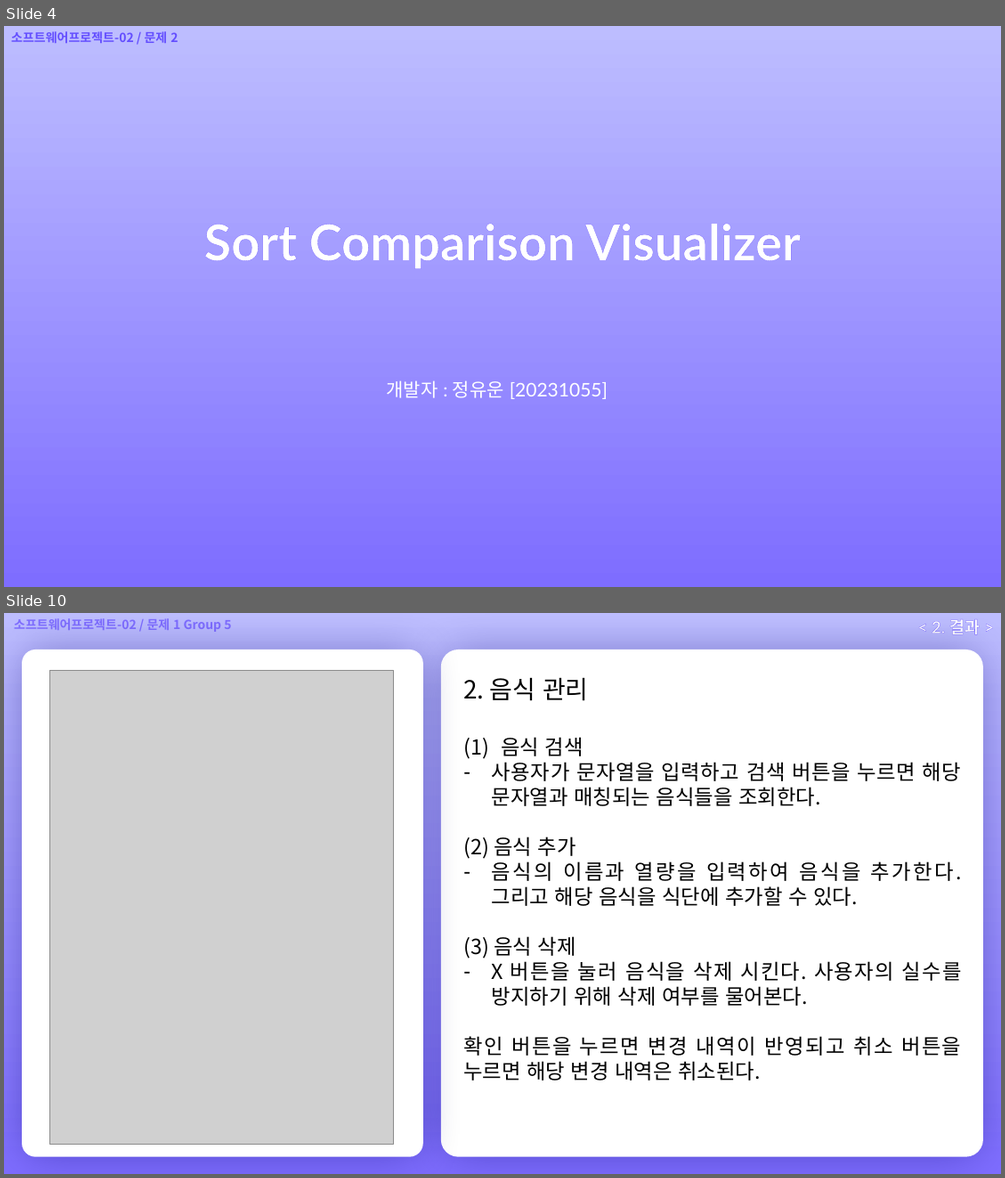
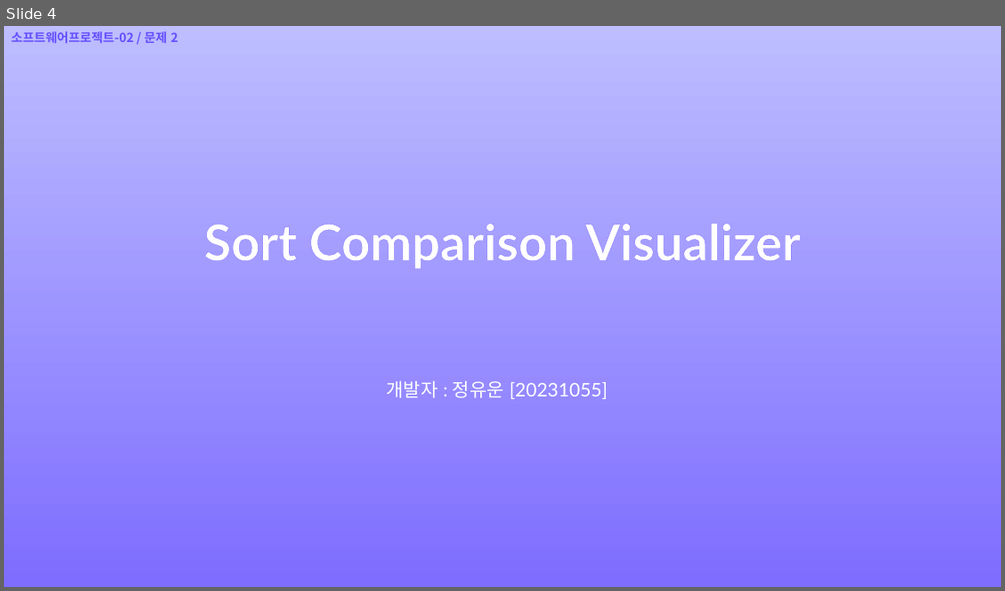
Before and after one commit to Ovie-hex/Software-Project-P2-Sort1055, a slide deck: [문제 2] 문서 기록/[문제 2] 발표자료 탬플릿 [20231055 정유운].pptx. Shown one above the other, each under a label of ours: slides 4 and 10 before the commit, slide 4 after it; the slides between them are not shown. The pictures are 1005x1178 and 1005x591 pixels, drawn with LibreOffice and Linux fonts; fonts in the diff are those of the drawing; grey boxes stand for pictures; background and template pictures are left out. Boxes give left, top, right and bottom in pixels: in the first picture for what was removed or moved away, otherwise in the second. Text is boxed around its words. In the diff, an @@ line names an element or a change of style, - is before the commit and + after.

```diff
--- a/[문제 2] 문서 기록/[문제 2] 발표자료 탬플릿 [20231055 정유운].pptx
+++ b/[문제 2] 문서 기록/[문제 2] 발표자료 탬플릿 [20231055 정유운].pptx
@@ slide 10 removed at [4,613,1001,1174], background picture (left out) @@
@@ text removed at [14,618,231,632] @@
-소프트웨어프로젝트-02 / 문제 1 Group 5
@@ text removed at [931,620,979,635] @@
-< 2. 결과 >
@@ rounded rectangle removed at [22,649,423,1157] @@
@@ rounded rectangle removed at [441,649,983,1157] @@
@@ picture removed at [49,670,394,1143] @@
@@ text removed at [463,677,962,1080] @@
-2. 음식 관리
-(1) 음식 검색
-– 사용자가 문자열을 입력하고 검색 버튼을 누르면 해당 문자열과 매칭되는 음식들을 조회한다.
-(2) 음식 추가
-– 음식의 이름과 열량을 입력하여 음식을 추가한다. 그리고 해당 음식을 식단에 추가할 수 있다.
-(3) 음식 삭제
-– X 버튼을 눌러 음식을 삭제 시킨다. 사용자의 실수를 방지하기 위해 삭제 여부를 물어본다.
-확인 버튼을 누르면 변경 내역이 반영되고 취소 버튼을 누르면 해당 변경 내역은 취소된다.
```
Also in this commit, not shown: 8 slides changed, 10 slides added, 6 other slides removed, 7 other files.
